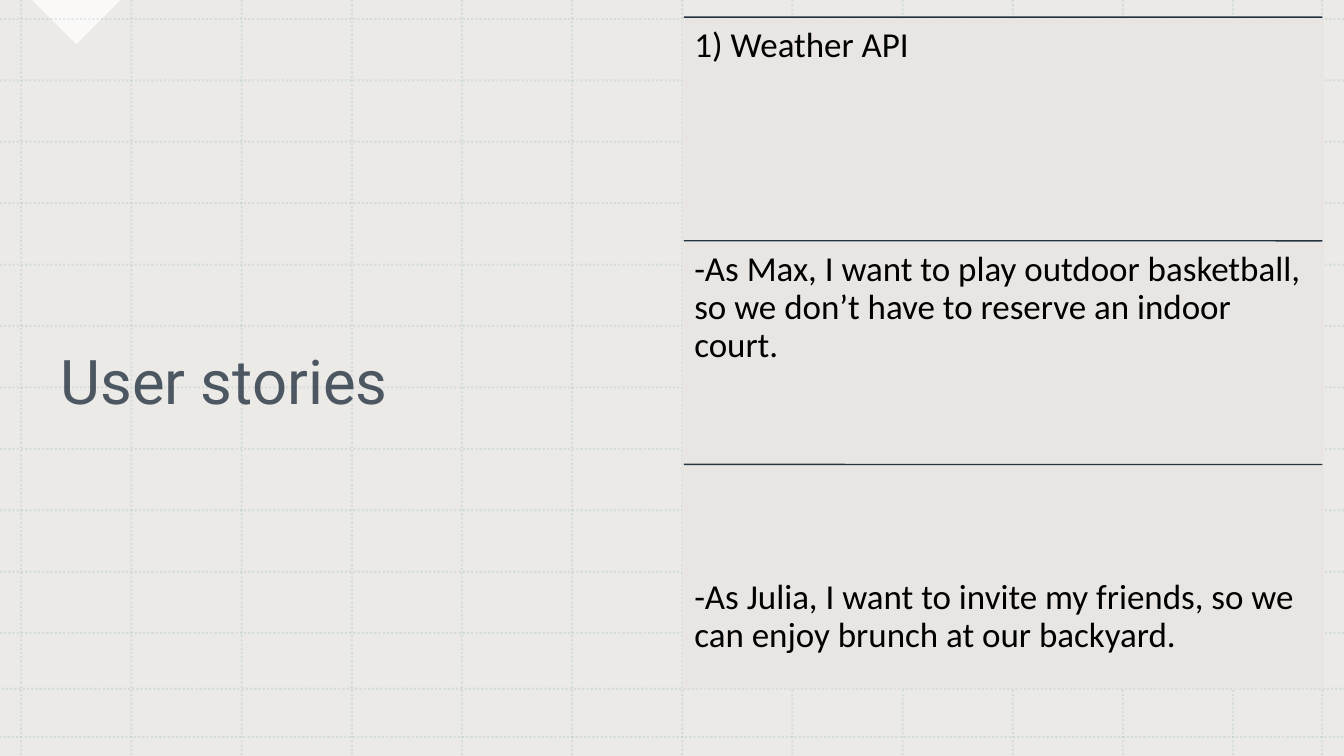
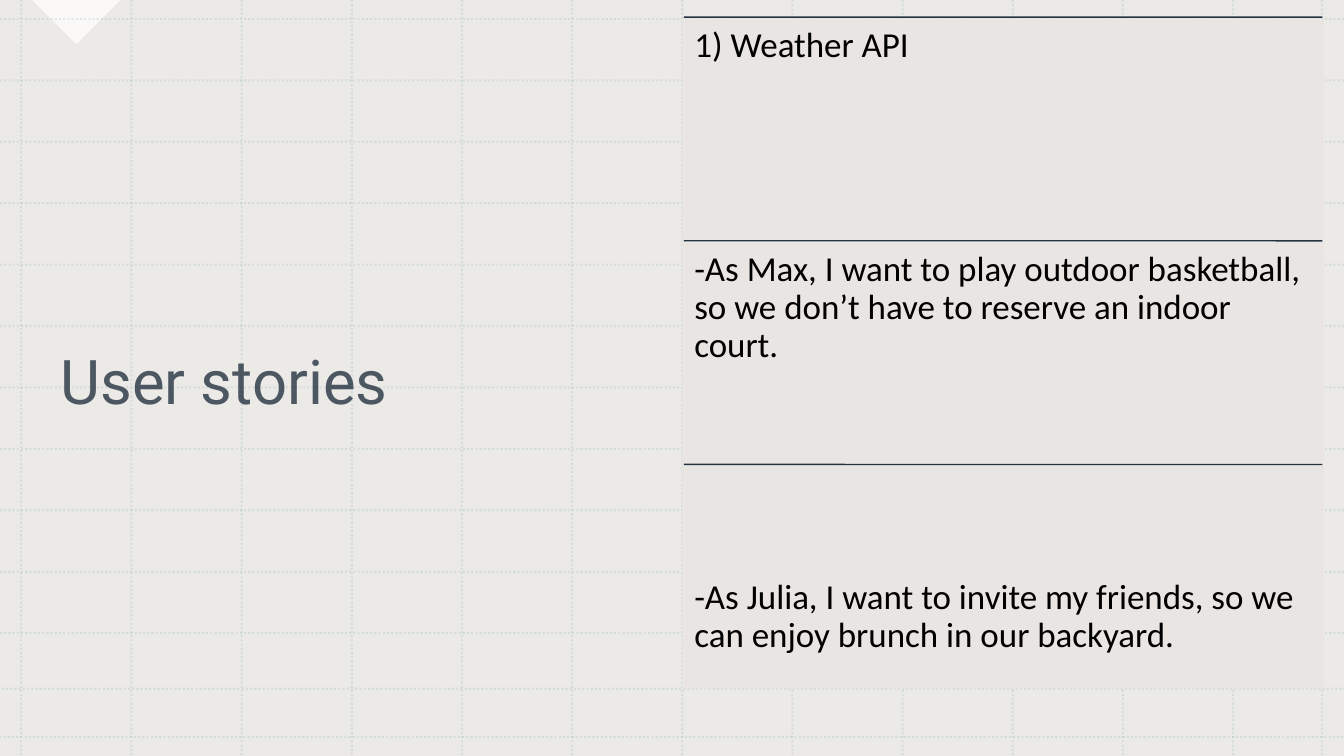
Before and after one commit to ctan24/Group-4-Project, a slide deck: slide 4 of group4.pptx. Drawn at 1344x756 pixels with LibreOffice and Linux fonts; fonts in the diff are those of the drawing. Boxes give left, top, right and bottom in pixels: in the first picture for what was removed or moved away, otherwise in the second. Text is boxed around its words. In the diff, an @@ line names an element or a change of style, - is before the commit and + after.

```diff
--- a/group4.pptx
+++ b/group4.pptx
@@ text at (694,584,1293,653): text changed @@
--As Julia, I want to invite my friends, so we can enjoy brunch at our backyard.
+-As Julia, I want to invite my friends, so we can enjoy brunch in our backyard.
```
Also in this commit, not shown: 5 other slides changed, 2 slides added, 6 other files.
